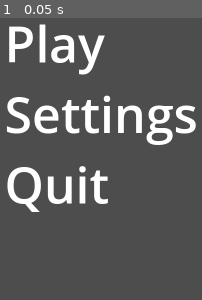
Above: before the commit, frame 1.
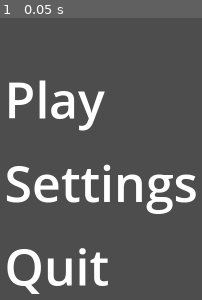
Above: after the commit, the same moment.

Repository: axhiggin/Split-2
Game: Godot game, scene res://MainMenu.tscn
Same seed, same stepped clock (60 frames per second), same inputs: the game is played once before the commit and once after it. The project has no main scene, so this scene is started directly.
Inputs:
- Up to frame 1 (0.05 s): no input

The runs differ from the first frame. In frame 1, 18% of the frame differs, in the area x 3-98%, y 2-98%.

Commit message:
small changes

Diff:
--- a/MainMenu.tscn
+++ b/MainMenu.tscn
@@ -25,17 +25,23 @@
 [node name="Title" type="TextureRect" parent="MarginContainer/HBoxContainer/VBoxContainer"]
 layout_mode = 2
 
-[node name="Play" type="Label" parent="MarginContainer/HBoxContainer/VBoxContainer"]
+[node name="MenuOptions" type="VBoxContainer" parent="MarginContainer/HBoxContainer/VBoxContainer"]
+layout_mode = 2
+size_flags_vertical = 3
+theme_override_constants/separation = 30
+alignment = 1
+
+[node name="Play" type="Label" parent="MarginContainer/HBoxContainer/VBoxContainer/MenuOptions"]
 layout_mode = 2
 theme_override_font_sizes/font_size = 100
 text = "Play"
 
-[node name="Settings" type="Label" parent="MarginContainer/HBoxContainer/VBoxContainer"]
+[node name="Settings" type="Label" parent="MarginContainer/HBoxContainer/VBoxContainer/MenuOptions"]
 layout_mode = 2
 theme_override_font_sizes/font_size = 100
 text = "Settings"
 
-[node name="Quit" type="Label" parent="MarginContainer/HBoxContainer/VBoxContainer"]
+[node name="Quit" type="Label" parent="MarginContainer/HBoxContainer/VBoxContainer/MenuOptions"]
 layout_mode = 2
 theme_override_font_sizes/font_size = 100
 text = "Quit"
